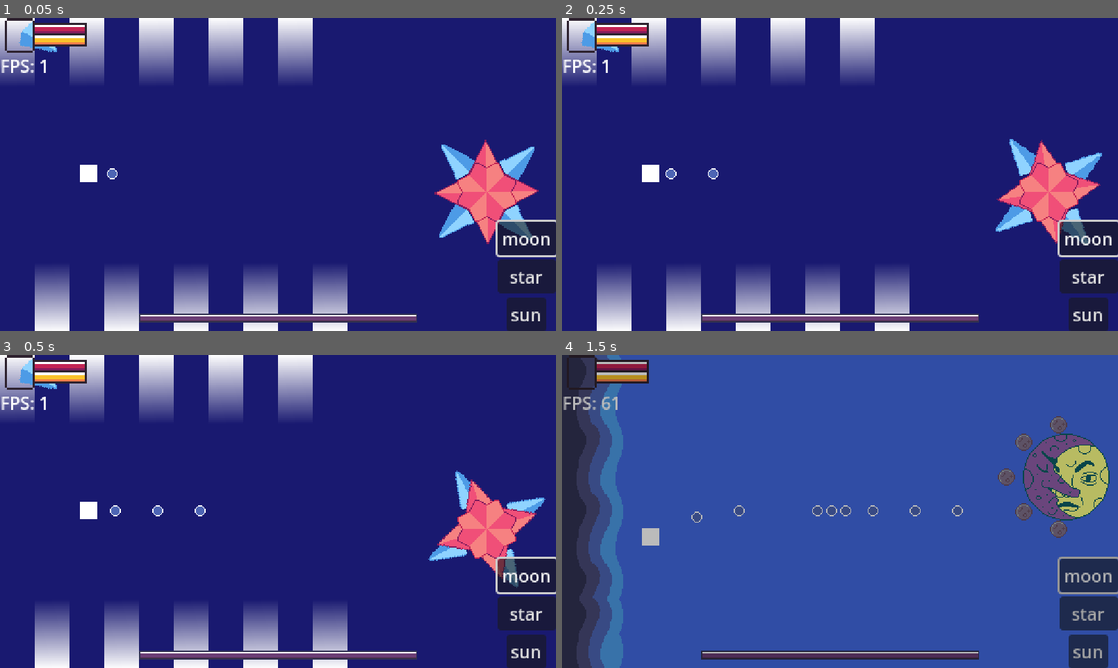
Above: before the commit, frames 1-4 (two rows, left to right).
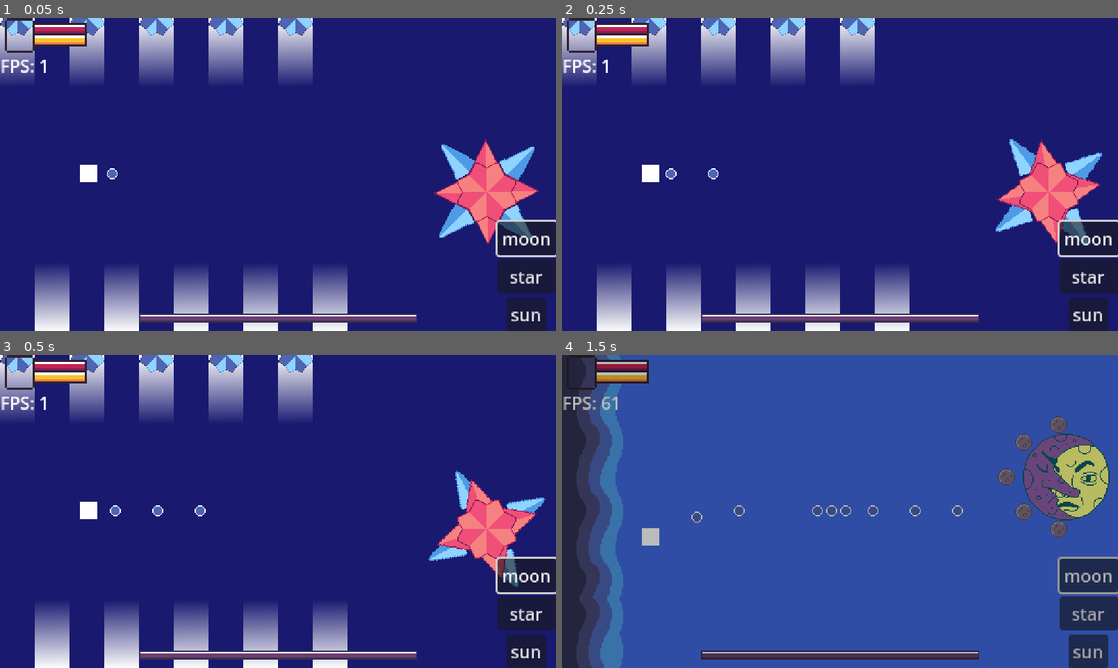
Above: after the commit, the same moments.

Repository: Amanda-Furtado/Bullet-Hell-Jam-5
Game: Godot game, scene res://Game/Worlds/TheStarLevel.tscn
Two runs of this game, one before a commit and one after it. Both use one fixed random seed, a clock stepped at 60 frames per second and the inputs below. This scene is started directly instead of the project's main scene.
Inputs (mouse positions are in pixels of both pictures, inside the frame that each line leads up to):
- Up to frame 1 (0.05 s): no input
- Up to frame 2 (0.25 s): no input
- Up to frame 3 (0.5 s): no input
- Up to frame 4 (1.5 s): tap Enter at 0.5 s; move the mouse to (962, 495) at 0.52 s; hold D (right_key) 0.53-1.28 s; click (962, 495) at 0.67 s; move the mouse to (728, 527) at 1.27 s; hold S (down_key) from 1.28 s (still down)

The runs differ from the first frame. In frame 1, 1.3% of the frame differs, in the area x 0-57%, y 0-11%; in frame 2, 1.3%; in frame 3, 1.3%; in frame 4, nothing differs.

Commit message:
the star fixed :star:

Diff:
--- /dev/null
+++ b/Game/Bosses/The Star/BotStarFragment.tscn
@@ -0,0 +1,63 @@
+[gd_scene load_steps=10 format=3 uid="uid://dtsfxyaf257i4"]
+
+[ext_resource type="Script" path="res://Game/Bosses/The Star/Scripts/FragmentTop.gd" id="1_nwuic"]
+[ext_resource type="PackedScene" uid="uid://bbltwp454x4oa" path="res://Game/Bullets/boss star bullets/bot_star_fragment_bullet.tscn" id="2_y6vfd"]
+[ext_resource type="Texture2D" uid="uid://b7rnpwm4elawv" path="res://Assets/Bosses/The Star/vert_part_spr.png" id="3_76jp6"]
+[ext_resource type="Script" path="res://Components/Damage/Hitbox.gd" id="4_4otsc"]
+[ext_resource type="Script" path="res://Components/Effects/scale_effect.gd" id="5_ubauq"]
+[ext_resource type="Script" path="res://Components/Effects/destroyed_effect.gd" id="6_vvkea"]
+[ext_resource type="Script" path="res://Components/Spawners/Spawn.gd" id="7_sgkt5"]
+[ext_resource type="PackedScene" uid="uid://bkcb672ohnlf3" path="res://Resources/Visual/Explosions/explosion_veffect.tscn" id="8_gm1ql"]
+[ext_resource type="Script" path="res://Components/Stats/Stats.gd" id="9_3l7jr"]
+
+[node name="BotStarFragment" type="Node2D" node_paths=PackedStringArray("barrel_origin")]
+script = ExtResource("1_nwuic")
+bullet = ExtResource("2_y6vfd")
+bullet_count = 10
+arc = 360.0
+fire_rate = 1.0
+barrel_origin = NodePath("BulletMarker")
+
+[node name="Sprite" type="Sprite2D" parent="."]
+rotation = 3.14159
+texture = ExtResource("3_76jp6")
+offset = Vector2(-24, 6.10352e-05)
+
+[node name="Hitbox" type="Area2D" parent="."]
+position = Vector2(24, 24)
+rotation = 3.14159
+collision_layer = 0
+collision_mask = 4
+monitorable = false
+script = ExtResource("4_4otsc")
+
+[node name="CollisionPolygon2D" type="CollisionPolygon2D" parent="Hitbox"]
+position = Vector2(23.9999, 24.0001)
+polygon = PackedVector2Array(0, 0, -16, -16, -48, -0.000121689, -16, 16)
+
+[node name="BulletMarker" type="Marker2D" parent="."]
+position = Vector2(56, 0)
+
+[node name="ScaleEffect" type="Node" parent="." node_paths=PackedStringArray("sprite")]
+script = ExtResource("5_ubauq")
+sprite = NodePath("../Sprite")
+scale_amount = Vector2(1.2, 1.2)
+scale_duration = 0.1
+
+[node name="DestroyedEffect" type="Node" parent="." node_paths=PackedStringArray("actor", "stats", "dest_ef_spawner")]
+script = ExtResource("6_vvkea")
+actor = NodePath("..")
+stats = NodePath("../Stats")
+dest_ef_spawner = NodePath("DestroyedSpawner")
+
+[node name="DestroyedSpawner" type="Node2D" parent="DestroyedEffect"]
+script = ExtResource("7_sgkt5")
+scene = ExtResource("8_gm1ql")
+
+[node name="Stats" type="Node" parent="."]
+script = ExtResource("9_3l7jr")
+
+[node name="ReverterTimer" type="Timer" parent="."]
+autostart = true
+
+[connection signal="timeout" from="ReverterTimer" to="." method="_on_reverter_timer_timeout"]
--- a/Game/Bosses/The Star/Scripts/ShootingStar.gd
+++ b/Game/Bosses/The Star/Scripts/ShootingStar.gd
@@ -14,12 +14,22 @@
 @onready var is_on_top: bool = false
 @onready var is_on_bot: bool = false
 
+@onready var shake_effect = $ShakeEffect
+@onready var spawner = $Spawner
+
+
 
 func _ready() -> void:
 	speed = desired_speed
 	top_touched.connect(on_top)
 
 	bot_touched.connect(on_bot)
+
+
+func destroy_self() -> void:
+	await shake_effect.tween_shake()
+	await spawner.spawn()
+	queue_free()
 
 
 func _physics_process(_delta: float) -> void:
--- a/Game/Bosses/The Star/Scripts/TheStar.gd
+++ b/Game/Bosses/The Star/Scripts/TheStar.gd
@@ -33,18 +33,16 @@
 		if stats.health <= og_health/2:
 			on_phase2 = true
 			start_phase2.emit()
-			#boss_sprites.play("phase2")
 		)
 
 func health_manager() -> void:
-	stats.health -= 15
-	print(stats.health)
+	stats.health -= 5
 	stats.health_changed.emit()
 
 
 func _physics_process(_delta: float) -> void:
-	diagonal.rotate(min(0.01 + rotate_incr, 0.04))
-	vertical.rotate(max(-0.01 - rotate_incr, -0.04))
+	diagonal.rotate(min(0.01 + rotate_incr, 0.02))
+	vertical.rotate(max(-0.01 - rotate_incr, -0.02))
 
 
 func _on_atk_cooldown_timer_timeout() -> void:
@@ -62,4 +60,4 @@
 
 
 func rotate_manager() -> void:
-	rotate_incr += 0.01
+	rotate_incr += 0.005
--- a/Game/Bosses/The Star/ShootingStar.tscn
+++ b/Game/Bosses/The Star/ShootingStar.tscn
@@ -1,8 +1,11 @@
-[gd_scene load_steps=10 format=3 uid="uid://bmmrexin7bc1w"]
+[gd_scene load_steps=13 format=3 uid="uid://bmmrexin7bc1w"]
 
 [ext_resource type="Texture2D" uid="uid://bhmcvpycnshxi" path="res://Assets/Bosses/The Star/shooting_star.png" id="1_4i214"]
 [ext_resource type="Script" path="res://Game/Bosses/The Star/Scripts/ShootingStar.gd" id="1_lcfc5"]
 [ext_resource type="Texture2D" uid="uid://cx1stdk58gbe" path="res://Assets/Bosses/The Star/shooting_signal.png" id="3_0dcu1"]
+[ext_resource type="Script" path="res://Components/Effects/shake_effect.gd" id="4_eh20t"]
+[ext_resource type="Script" path="res://Components/Spawners/Spawn.gd" id="5_amaji"]
+[ext_resource type="PackedScene" uid="uid://bkcb672ohnlf3" path="res://Resources/Visual/Explosions/explosion_veffect.tscn" id="6_rwgib"]
 
 [sub_resource type="Animation" id="Animation_nup3s"]
 length = 0.001
@@ -230,3 +233,11 @@
 [node name="CooldownShooting" type="Timer" parent="."]
 wait_time = 2.0
 autostart = true
+
+[node name="ShakeEffect" type="Node" parent="." node_paths=PackedStringArray("node_to_shake")]
+script = ExtResource("4_eh20t")
+node_to_shake = NodePath("../ShootingStar")
+
+[node name="Spawner" type="Node2D" parent="."]
+script = ExtResource("5_amaji")
+scene = ExtResource("6_rwgib")
--- a/Game/Bosses/The Star/TheStar.tscn
+++ b/Game/Bosses/The Star/TheStar.tscn
@@ -8,6 +8,9 @@
 [ext_resource type="Script" path="res://Components/Stats/Stats.gd" id="5_wsf4h"]
 [ext_resource type="Script" path="res://Components/Damage/Hitbox.gd" id="6_sqm3f"]
 [ext_resource type="Script" path="res://Components/Damage/Hurtbox.gd" id="7_qranm"]
+[ext_resource type="Script" path="res://Components/Effects/destroyed_effect.gd" id="9_awr7d"]
+[ext_resource type="Script" path="res://Components/Spawners/Spawn.gd" id="10_40xm8"]
+[ext_resource type="PackedScene" uid="uid://bkcb672ohnlf3" path="res://Resources/Visual/Explosions/explosion_veffect.tscn" id="11_gqek6"]
 
 [sub_resource type="CircleShape2D" id="CircleShape2D_gt4cg"]
 radius = 24.0
@@ -80,4 +83,14 @@
 [node name="CollisionShape2D" type="CollisionShape2D" parent="Hurtbox"]
 shape = SubResource("CircleShape2D_gt4cg")
 
+[node name="DestroyedEffect" type="Node" parent="." node_paths=PackedStringArray("actor", "stats", "dest_ef_spawner")]
+script = ExtResource("9_awr7d")
+actor = NodePath("..")
+stats = NodePath("../Stats")
+dest_ef_spawner = NodePath("Spawner")
+
+[node name="Spawner" type="Node2D" parent="DestroyedEffect"]
+script = ExtResource("10_40xm8")
+scene = ExtResource("11_gqek6")
+
 [connection signal="timeout" from="AtkCooldownTimer" to="." method="_on_atk_cooldown_timer_timeout"]
--- a/Game/Bosses/The Star/Fragment.tscn
+++ b/Game/Bosses/The Star/TopStarFragment.tscn
@@ -1,8 +1,8 @@
 [gd_scene load_steps=10 format=3 uid="uid://8ea6gacj1x01"]
 
-[ext_resource type="Script" path="res://Game/Bosses/The Star/FragmentTop.gd" id="1_b374v"]
+[ext_resource type="Script" path="res://Game/Bosses/The Star/Scripts/FragmentTop.gd" id="1_b374v"]
 [ext_resource type="Texture2D" uid="uid://p3nhif25lw74" path="res://Assets/Bosses/The Star/x_part_spr.png" id="1_wqpwy"]
-[ext_resource type="PackedScene" uid="uid://bgwifd333bbxf" path="res://Game/Bullets/boss moon bullets/meteor_bullet.tscn" id="2_7unb4"]
+[ext_resource type="PackedScene" uid="uid://dklik4uew04rs" path="res://Game/Bullets/boss star bullets/top_star_fragment_bullet.tscn" id="2_6bmm8"]
 [ext_resource type="Script" path="res://Components/Damage/Hitbox.gd" id="3_yxdau"]
 [ext_resource type="Script" path="res://Components/Stats/Stats.gd" id="4_te1y2"]
 [ext_resource type="Script" path="res://Components/Effects/scale_effect.gd" id="9_5mmyl"]
@@ -10,22 +10,22 @@
 [ext_resource type="Script" path="res://Components/Spawners/Spawn.gd" id="11_vnuqg"]
 [ext_resource type="PackedScene" uid="uid://bkcb672ohnlf3" path="res://Resources/Visual/Explosions/explosion_veffect.tscn" id="12_6rxo2"]
 
-[node name="Fragment" type="Node2D" node_paths=PackedStringArray("barrel_origin")]
-rotation = -0.785398
+[node name="TopStarFragment" type="Node2D" node_paths=PackedStringArray("barrel_origin")]
 script = ExtResource("1_b374v")
-bullet = ExtResource("2_7unb4")
+bullet = ExtResource("2_6bmm8")
 bullet_count = 10
-arc = 15.0
-fire_rate = 3.0
+arc = 360.0
+fire_rate = 1.0
 barrel_origin = NodePath("BulletMarker")
 
 [node name="Sprite" type="Sprite2D" parent="."]
-rotation = 3.14159
+position = Vector2(3.72529e-09, 0)
+rotation = 2.35619
 texture = ExtResource("1_wqpwy")
-offset = Vector2(-24, -24)
+offset = Vector2(-7.04747, -6.95341)
 
 [node name="Hitbox" type="Area2D" parent="."]
-position = Vector2(24, 24)
+position = Vector2(48, 24)
 rotation = 3.14159
 collision_layer = 0
 collision_mask = 4
@@ -33,11 +33,11 @@
 script = ExtResource("3_yxdau")
 
 [node name="CollisionPolygon2D" type="CollisionPolygon2D" parent="Hitbox"]
-position = Vector2(24, 24)
-polygon = PackedVector2Array(0, 0, 0, -24, -40, -40, -24, 0)
+position = Vector2(47.9999, 24.0001)
+polygon = PackedVector2Array(0, 0, -4.00003, -12.9999, -37.0001, -3.27667e-05, -4.00009, 13.0001)
 
 [node name="BulletMarker" type="Marker2D" parent="."]
-position = Vector2(40, 40)
+position = Vector2(40, 0)
 
 [node name="ScaleEffect" type="Node" parent="." node_paths=PackedStringArray("sprite")]
 script = ExtResource("9_5mmyl")
@@ -59,7 +59,6 @@
 script = ExtResource("4_te1y2")
 
 [node name="ReverterTimer" type="Timer" parent="."]
-wait_time = 2.0
 autostart = true
 
 [connection signal="timeout" from="ReverterTimer" to="." method="_on_reverter_timer_timeout"]
--- a/Game/Bosses/The Star/x_member.tscn
+++ b/Game/Bosses/The Star/x_member.tscn
@@ -55,7 +55,7 @@
 
 [node name="Stats" type="Node" parent="."]
 script = ExtResource("5_e1pqj")
-health = 20
+health = 10
 
 [node name="Hurt" type="Node" parent="." node_paths=PackedStringArray("stats", "hurtbox")]
 script = ExtResource("6_ae741")
--- /dev/null
+++ b/Game/Bullets/boss star bullets/bot_star_fragment_bullet.tscn
@@ -0,0 +1,31 @@
+[gd_scene load_steps=5 format=3 uid="uid://bbltwp454x4oa"]
+
+[ext_resource type="PackedScene" uid="uid://ddxg15egd2mbt" path="res://Game/Bullets/Bullet.tscn" id="1_mw23q"]
+[ext_resource type="Texture2D" uid="uid://ce16peqfjeelm" path="res://Assets/Bosses/The Star/bot_star_fragment_spr.png" id="2_1iq6r"]
+
+[sub_resource type="SpriteFrames" id="SpriteFrames_pgpoa"]
+animations = [{
+"frames": [{
+"duration": 1.0,
+"texture": ExtResource("2_1iq6r")
+}],
+"loop": false,
+"name": &"default",
+"speed": 5.0
+}]
+
+[sub_resource type="CircleShape2D" id="CircleShape2D_1y0de"]
+radius = 8.0
+
+[node name="BotStarFragmentBullet" instance=ExtResource("1_mw23q")]
+expire = true
+life_time = 2.0
+direction = 4
+speed = 2.0
+
+[node name="Sprite" parent="." index="0"]
+sprite_frames = SubResource("SpriteFrames_pgpoa")
+autoplay = "default"
+
+[node name="CollisionShape2D" type="CollisionShape2D" parent="Hitbox" index="0"]
+shape = SubResource("CircleShape2D_1y0de")
--- a/Game/Bullets/boss star bullets/star_bullet.tscn
+++ b/Game/Bullets/boss star bullets/star_bullet.tscn
@@ -23,7 +23,7 @@
 
 [node name="StarBullet" instance=ExtResource("1_0bvuy")]
 expire = true
-life_time = 4.0
+life_time = 3.0
 direction = 5
 speed = 2.0
 
--- /dev/null
+++ b/Game/Bullets/boss star bullets/top_star_fragment_bullet.tscn
@@ -0,0 +1,31 @@
+[gd_scene load_steps=5 format=3 uid="uid://dklik4uew04rs"]
+
+[ext_resource type="PackedScene" uid="uid://ddxg15egd2mbt" path="res://Game/Bullets/Bullet.tscn" id="1_dxnbj"]
+[ext_resource type="Texture2D" uid="uid://bldjc1oumonqh" path="res://Assets/Bosses/The Star/star_fragment_spr.png" id="2_r6xko"]
+
+[sub_resource type="SpriteFrames" id="SpriteFrames_pgpoa"]
+animations = [{
+"frames": [{
+"duration": 1.0,
+"texture": ExtResource("2_r6xko")
+}],
+"loop": false,
+"name": &"default",
+"speed": 5.0
+}]
+
+[sub_resource type="CircleShape2D" id="CircleShape2D_1y0de"]
+radius = 8.0
+
+[node name="TopStarFragmentBullet" instance=ExtResource("1_dxnbj")]
+expire = true
+life_time = 2.0
+direction = 4
+speed = 2.0
+
+[node name="Sprite" parent="." index="0"]
+sprite_frames = SubResource("SpriteFrames_pgpoa")
+autoplay = "default"
+
+[node name="CollisionShape2D" type="CollisionShape2D" parent="Hitbox" index="0"]
+shape = SubResource("CircleShape2D_1y0de")
--- a/Game/User Interface/SettingMenu.tscn
+++ b/Game/User Interface/SettingMenu.tscn
@@ -52,7 +52,7 @@
 
 [node name="SFXAudioLabel" type="Label" parent="AudioContainer"]
 layout_mode = 2
-text = "Soudn Effects Volume"
+text = "Sound Effects Volume"
 
 [node name="SFXAudioSlider" type="HSlider" parent="AudioContainer"]
 layout_mode = 2
--- a/Game/Worlds/Scripts/TheStarLevel.gd
+++ b/Game/Worlds/Scripts/TheStarLevel.gd
@@ -1,28 +1,25 @@
 extends Level
 
 
-@onready var star1 = $ShootingStars
-@onready var star2 = $ShootingStars2
-
-@onready var fragment_top = $FragmentTop
-@onready var fragment_bot = $FragmentBot
+@onready var top_star_fragment = $TopStarFragment
+@onready var bot_star_fragment = $BotStarFragment
+@onready var stars = $Stars
 
 
 func _ready() -> void:
 	super()
 	RenderingServer.set_default_clear_color(Color.MIDNIGHT_BLUE)
 
-	fragment_top.set_process(false)
-	#fragment_bot.set_process(false)
+	top_star_fragment.set_process(false)
+	bot_star_fragment.set_process(false)
 
 	boss.start_phase2.connect(func():
 		phase2())
 
 
 func phase2() -> void:
-	fragment_top.set_process(true)
-	fragment_top.show()
-	#fragment_bot.set_process(true)
-	#fragment_bot.show()
-	remove_child(star1)
-	remove_child(star2)
+	stars.position.x = 64
+	top_star_fragment.set_process(true)
+	top_star_fragment.show()
+	bot_star_fragment.set_process(true)
+	bot_star_fragment.show()
--- a/Game/Worlds/TheStarLevel.tscn
+++ b/Game/Worlds/TheStarLevel.tscn
@@ -7,7 +7,8 @@
 [ext_resource type="PackedScene" uid="uid://c78ehdrxbyqf0" path="res://Game/User Interface/HUD.tscn" id="4_758gv"]
 [ext_resource type="PackedScene" uid="uid://bmmrexin7bc1w" path="res://Game/Bosses/The Star/ShootingStar.tscn" id="6_agcun"]
 [ext_resource type="PackedScene" uid="uid://bxe5nh2ej1176" path="res://Game/User Interface/DebugMenu.tscn" id="6_j0dqb"]
-[ext_resource type="PackedScene" uid="uid://8ea6gacj1x01" path="res://Game/Bosses/The Star/Fragment.tscn" id="8_2ard4"]
+[ext_resource type="PackedScene" uid="uid://8ea6gacj1x01" path="res://Game/Bosses/The Star/TopStarFragment.tscn" id="8_2ard4"]
+[ext_resource type="PackedScene" uid="uid://dtsfxyaf257i4" path="res://Game/Bosses/The Star/BotStarFragment.tscn" id="8_x1sf7"]
 [ext_resource type="AudioStream" uid="uid://y5t1ycksq515" path="res://Music and Sounds/Musics/wholephase.mp3" id="9_gpiqw"]
 
 [sub_resource type="TileSetAtlasSource" id="TileSetAtlasSource_s457o"]
@@ -107,12 +108,13 @@
 
 [node name="DebugMenu" parent="CanvasLayer" instance=ExtResource("6_j0dqb")]
 
-[node name="ShootingStars" parent="." instance=ExtResource("6_agcun")]
-position = Vector2(16, 0)
-dir_vector = Vector2(0, 1)
+[node name="BotStarFragment" parent="." instance=ExtResource("8_x1sf7")]
+visible = false
+position = Vector2(8, 224)
 
-[node name="ShootingStars2" parent="." instance=ExtResource("6_agcun")]
-position = Vector2(48, 320)
+[node name="TopStarFragment" parent="." instance=ExtResource("8_2ard4")]
+visible = false
+position = Vector2(8, 64)
 
 [node name="Stars" type="Node2D" parent="."]
 
@@ -143,8 +145,12 @@
 [node name="ShootingStars10" parent="Stars" instance=ExtResource("6_agcun")]
 position = Vector2(304, 320)
 
-[node name="FragmentTop" parent="." instance=ExtResource("8_2ard4")]
-rotation = -0.261799
+[node name="ShootingStars" parent="Stars" instance=ExtResource("6_agcun")]
+position = Vector2(16, 0)
+dir_vector = Vector2(0, 1)
+
+[node name="ShootingStars2" parent="Stars" instance=ExtResource("6_agcun")]
+position = Vector2(48, 320)
 
 [node name="PhaseMusic" type="AudioStreamPlayer" parent="."]
 stream = ExtResource("9_gpiqw")
Binary file added: Assets/Bosses/The Star/bot_star_fragment_spr.png
Not shown, added: Assets/Bosses/The Star/bot_star_fragment_spr.png.import
Binary file added: Assets/Bosses/The Star/star_fragment_spr.png
Not shown, added: Assets/Bosses/The Star/star_fragment_spr.png.import
Renamed: Game/Bosses/The Star/FragmentBot.gd -> Game/Bosses/The Star/Scripts/FragmentBot.gd
Renamed: Game/Bosses/The Star/FragmentTop.gd -> Game/Bosses/The Star/Scripts/FragmentTop.gd
Not shown: 1 places in Game/Bosses/The Star/TheStar.tscn that only renumber resources
Not shown: 1 places in Game/Worlds/TheStarLevel.tscn that only renumber resources
